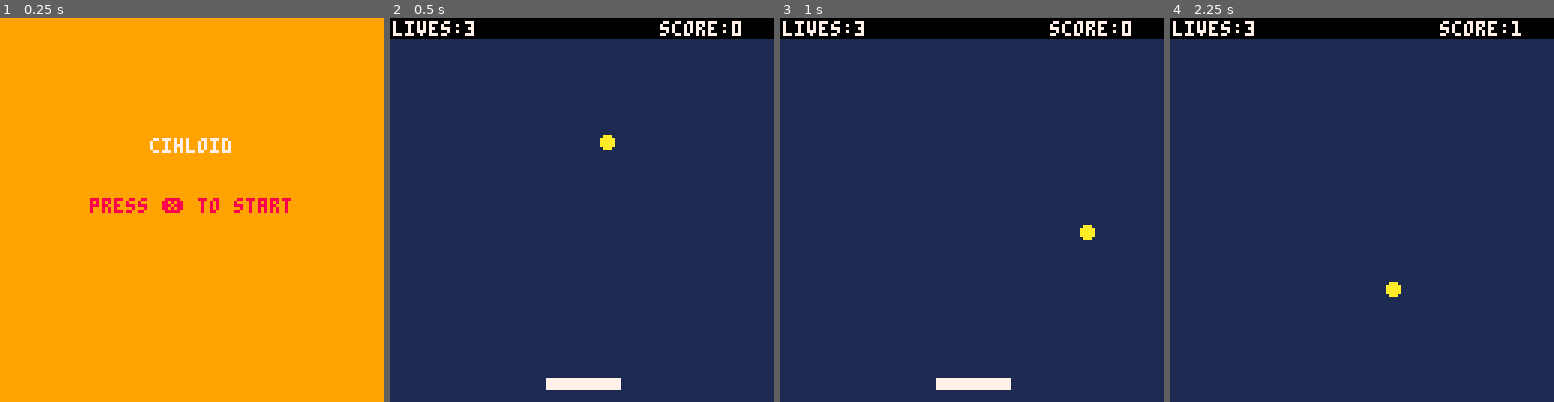
Above: before the commit, frames 1-4 (left to right).
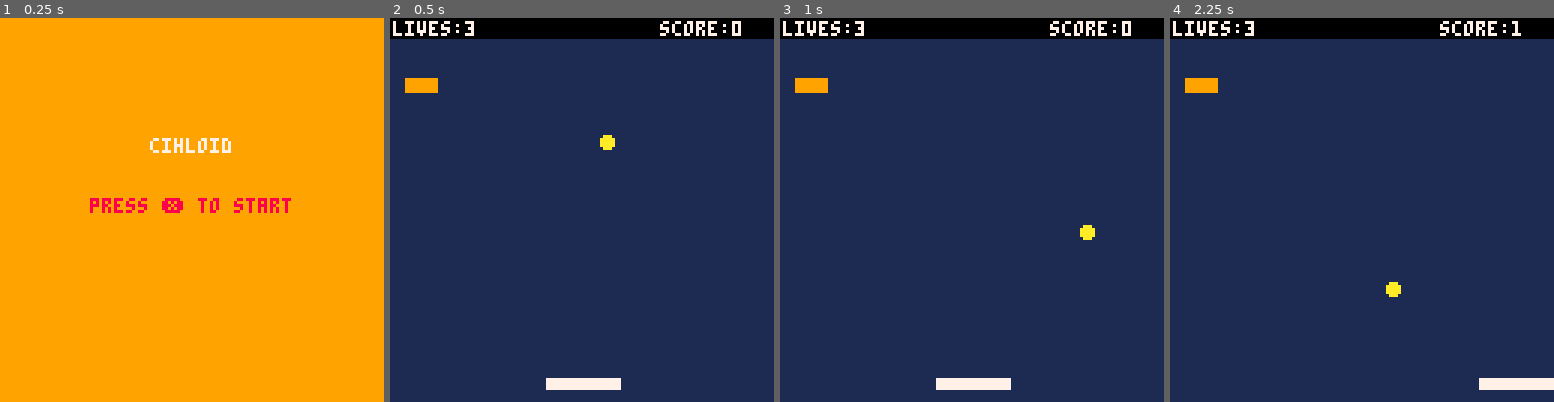
Above: after the commit, the same moments.

Repository: beavisCZ/Pico-8
Game: PICO-8 cartridge carts/cihloid.p8
Two runs of this game, one before a commit and one after it. Both use one fixed random seed, a clock stepped at 60 frames per second and the inputs below.
Inputs:
- Up to frame 1 (0.25 s): no input
- Up to frame 2 (0.5 s): tap X (X key) at 0.33 s
- Up to frame 3 (1 s): tap O (Z key) at 0.7 s
- Up to frame 4 (2.25 s): tap X (X key) at 1.07, 1.85 s; hold Right 1.6-2.1 s; tap O (Z key) at 1.7, 2.1 s; hold Up from 2.15 s (still down)

Frame 1 is identical in both runs. In frame 2, 0.3% of the frame differs, in the area x 3-13%, y 15-20%; in frame 3, 0.3%; in frame 4, 0.9%, in the area x 3-100%, y 15-97%.

Commit message:
test brick

Diff:
--- a/carts/cihloid.p8
+++ b/carts/cihloid.p8
@@ -22,6 +22,15 @@
     pad_w=24
     pad_h=3
     pad_c=white
+
+    brick_x=5
+    brick_y=20
+    brick_w=10
+    brick_h=4
+    brick_v=true
+
+    lives=3
+    score=0
 end
 
 function _update60()
@@ -63,6 +72,7 @@
      end
 
     pad_x+=pad_dx
+    pad_x=mid(0,pad_x,127-pad_w)
 
     nextx=ball_x+ball_dx
     nexty=ball_y+ball_dy
@@ -80,7 +90,6 @@
     end
 
     --check if ball hits pad
-    pad_c=white;
     if (ball_box(nextx, nexty, pad_x, pad_y, pad_w, pad_h)) then
         if (deflx_ball_box(ball_x, ball_y, ball_dx, ball_dy, pad_x, pad_y, pad_w, pad_h)) then
             ball_dx=-ball_dx
@@ -89,6 +98,20 @@
         end
         sfx(1)
         score+=1
+    end
+
+    --check if ball hits brick
+    if (brick_v) then
+        if (ball_box(nextx, nexty, brick_x, brick_y, brick_w, brick_h)) then
+            if (deflx_ball_box(ball_x, ball_y, ball_dx, ball_dy, brick_x, brick_y, brick_w, brick_h)) then
+                ball_dx=-ball_dx
+            else
+                ball_dy=-ball_dy
+            end
+            sfx(1)
+            score+=10
+            brick_v=false
+        end
     end
 
     ball_x=nextx
@@ -148,6 +171,12 @@
 function draw_game()
     cls(dark_blue)
     circfill(ball_x,ball_y,ball_r,10)
+
+    --draw bricks
+    if (brick_v) then
+        rectfill(brick_x, brick_y, brick_x+brick_w, brick_y+brick_h, orange)
+    end
+
     rectfill(pad_x,pad_y,pad_x+pad_w,pad_y+pad_h,pad_c)
 
     rectfill(0,0,128,6,black)
